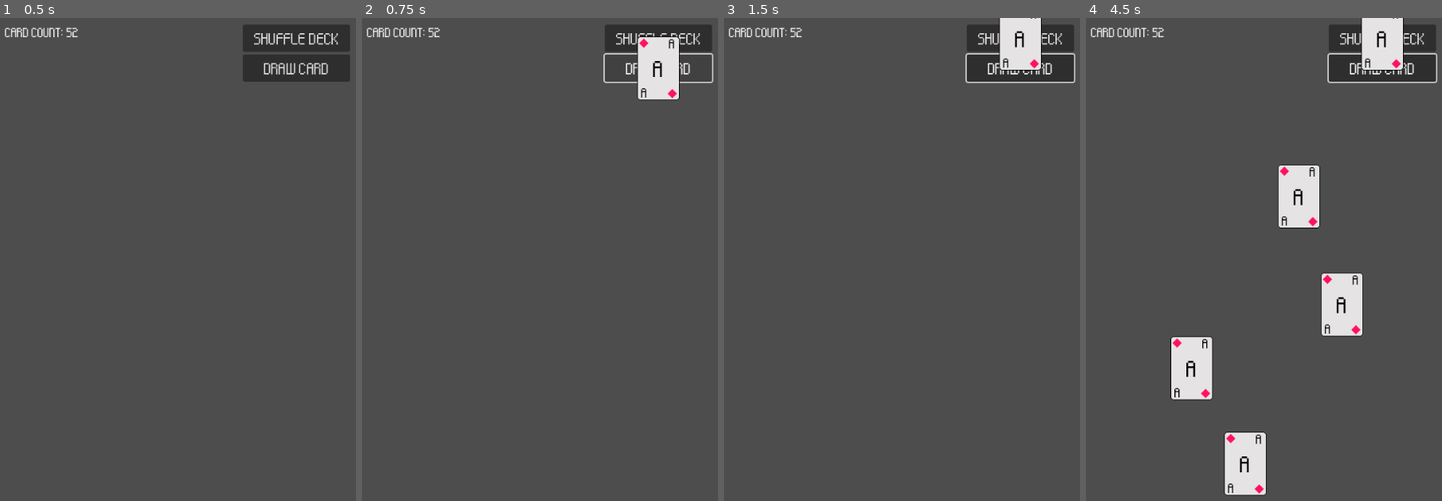
Above: before the commit, frames 1-4 (left to right).
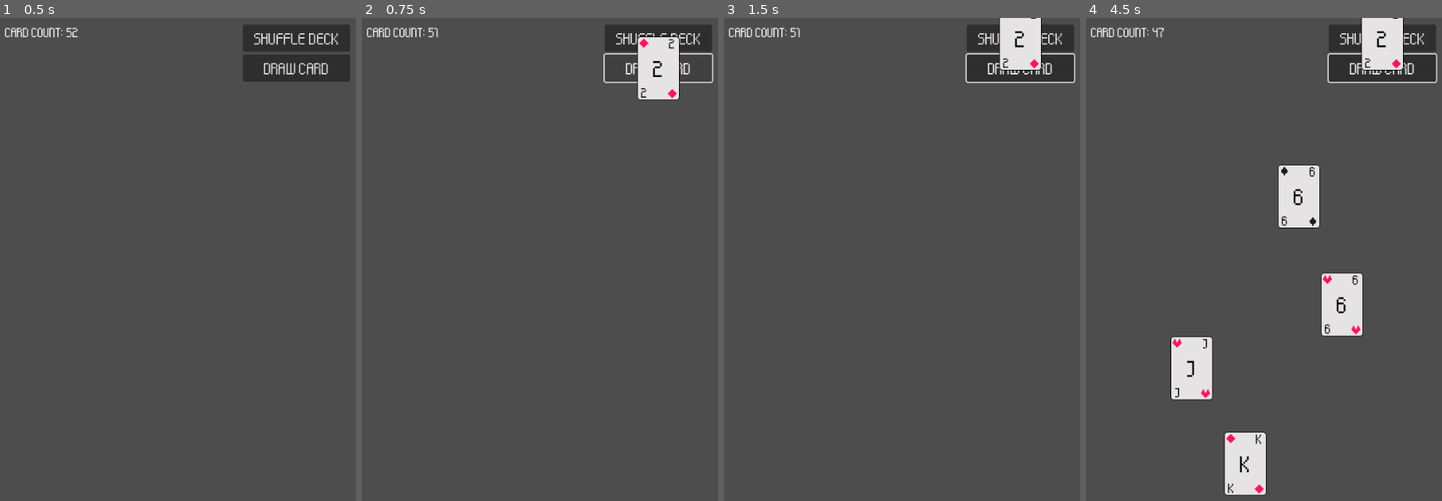
Above: after the commit, the same moments.

Repository: ColinStuartDevelopment/DeveloperClub-LearningProject2024
Game: Godot game, scene res://Scenes/card_world.tscn
Same seed, same stepped clock (60 frames per second), same inputs: the game is played once before the commit and once after it. This scene is started directly instead of the project's main scene.
Inputs (mouse positions are in pixels of both pictures, inside the frame that each line leads up to):
- Up to frame 1 (0.5 s): no input
- Up to frame 2 (0.75 s): click "Draw Card" at 0.5 s
- Up to frame 3 (1.5 s): click "Shuffle Deck" at 1.25 s
- Up to frame 4 (4.5 s): tap Enter at 2, 3.5 s; move the mouse to (1342, 302) at 2.02 s; press the mouse at (1342, 302) at 2.03 s; hold D (right) 2.03-2.78 s; tap Space at 2.75, 4.25 s; move the mouse to (1192, 370) at 2.77 s; release the mouse at (1192, 370) at 2.78 s; hold S (down) 2.78-3.53 s; click (1192, 370) at 2.85 s; move the mouse to (1299, 196) at 3.52 s; press the mouse at (1299, 196) at 3.53 s; hold D (right) 3.53-4.28 s; move the mouse to (1246, 462) at 4.27 s; release the mouse at (1246, 462) at 4.28 s; hold W (up) from 4.28 s (still down); click (1246, 462) at 4.35 s

Frame 1 is identical in both runs. In frame 2, less than 0.1% of the frame differs, in the area x 20-88%, y 1-17%; in frame 3, less than 0.1%; in frame 4, 0.5%, in the area x 18-88%, y 0-99%.

Commit message:
Fixed cards

Diff:
--- a/Scripts/CardWorld/card.gd
+++ b/Scripts/CardWorld/card.gd
@@ -1,7 +1,7 @@
 extends AnimatableBody2D
 
 # Car Sprites to load
-const s_spade = preload("res://Assets/CardAssets/Symbol-Spade.png")
+const s_club = preload("res://Assets/CardAssets/Symbol-Club.png")
 const s_heart = preload("res://Assets/CardAssets/Symbol-Heart.png")
 const s_diamond = preload("res://Assets/CardAssets/Symbol-Diamond.png")
 const s_clover = preload("res://Assets/CardAssets/Symbol-Clover.png")
@@ -17,19 +17,340 @@
 var current_position : Vector2 = Vector2.ZERO
 var card_clickable : bool = false
 
+var has_card_updated : bool = false
 
 func _ready():
 	# current_card = Globals.card_selected
 	current_card = Globals.card_selected
-	print(current_card)
 
 func _process(delta):
 	if card_clickable:
 		if Input.is_action_pressed("left_mouse"):
 			position = get_global_mouse_position()
+		if Input.is_action_just_released("left_mouse"):
+			card_clickable = false
+
+	if has_card_updated == false:
+		print_card_stats()
 
 func _on_control_mouse_entered():
 	card_clickable = true
 
-func _on_control_mouse_exited():
-	card_clickable = false
+# func _on_control_mouse_exited():
+	# card_clickable = false
+
+func print_card_stats():
+	print(current_card)
+	if current_card == "club1":
+		$TypeSpriteTL.texture = s_club
+		$TypeSpriteBR.texture = s_club
+		$Control/NumberTR.text = "A"
+		$Control/NumberBL.text = "A"
+		$Control/NumberMiddle.text = "A"
+	elif current_card == "club2":
+		$TypeSpriteTL.texture = s_club
+		$TypeSpriteBR.texture = s_club
+		$Control/NumberTR.text = "2"
+		$Control/NumberBL.text = "2"
+		$Control/NumberMiddle.text = "2"
+	elif current_card == "club3":
+		$TypeSpriteTL.texture = s_club
+		$TypeSpriteBR.texture = s_club
+		$Control/NumberTR.text = "3"
+		$Control/NumberBL.text = "3"
+		$Control/NumberMiddle.text = "3"
+	elif current_card == "club4":
+		$TypeSpriteTL.texture = s_club
+		$TypeSpriteBR.texture = s_club
+		$Control/NumberTR.text = "4"
+		$Control/NumberBL.text = "4"
+		$Control/NumberMiddle.text = "4"
+	elif current_card == "club5":
+		$TypeSpriteTL.texture = s_club
+		$TypeSpriteBR.texture = s_club
+		$Control/NumberTR.text = "5"
+		$Control/NumberBL.text = "5"
+		$Control/NumberMiddle.text = "5"
+	elif current_card == "club6":
+		$TypeSpriteTL.texture = s_club
+		$TypeSpriteBR.texture = s_club
+		$Control/NumberTR.text = "6"
+		$Control/NumberBL.text = "6"
+		$Control/NumberMiddle.text = "6"
+	elif current_card == "club7":
+		$TypeSpriteTL.texture = s_club
+		$TypeSpriteBR.texture = s_club
+		$Control/NumberTR.text = "7"
+		$Control/NumberBL.text = "7"
+		$Control/NumberMiddle.text = "7"
+	elif current_card == "club8":
+		$TypeSpriteTL.texture = s_club
+		$TypeSpriteBR.texture = s_club
+		$Control/NumberTR.text = "8"
+		$Control/NumberBL.text = "8"
+		$Control/NumberMiddle.text = "8"
+	elif current_card == "club9":
+		$TypeSpriteTL.texture = s_club
+		$TypeSpriteBR.texture = s_club
+		$Control/NumberTR.text = "9"
+		$Control/NumberBL.text = "9"
+		$Control/NumberMiddle.text = "9"
+	elif current_card == "club10":
+		$TypeSpriteTL.texture = s_club
+		$TypeSpriteBR.texture = s_club
+		$Control/NumberTR.text = "10"
+		$Control/NumberBL.text = "10"
+		$Control/NumberMiddle.text = "10"
+	elif current_card == "club11":
+		$TypeSpriteTL.texture = s_club
+		$TypeSpriteBR.texture = s_club
+		$Control/NumberTR.text = "J"
+		$Control/NumberBL.text = "J"
+		$Control/NumberMiddle.text = "J"
+	elif current_card == "club12":
+		$TypeSpriteTL.texture = s_club
+		$TypeSpriteBR.texture = s_club
+		$Control/NumberTR.text = "Q"
+		$Control/NumberBL.text = "Q"
+		$Control/NumberMiddle.text = "Q"
+	elif current_card == "club13":
+		$TypeSpriteTL.texture = s_club
+		$TypeSpriteBR.texture = s_club
+		$Control/NumberTR.text = "K"
+		$Control/NumberBL.text = "K"
+		$Control/NumberMiddle.text = "K"
+	if current_card == "clover1":
+		$TypeSpriteTL.texture = s_clover
+		$TypeSpriteBR.texture = s_clover
+		$Control/NumberTR.text = "A"
+		$Control/NumberBL.text = "A"
+		$Control/NumberMiddle.text = "A"
+	elif current_card == "clover2":
+		$TypeSpriteTL.texture = s_clover
+		$TypeSpriteBR.texture = s_clover
+		$Control/NumberTR.text = "2"
+		$Control/NumberBL.text = "2"
+		$Control/NumberMiddle.text = "2"
+	elif current_card == "clover3":
+		$TypeSpriteTL.texture = s_clover
+		$TypeSpriteBR.texture = s_clover
+		$Control/NumberTR.text = "3"
+		$Control/NumberBL.text = "3"
+		$Control/NumberMiddle.text = "3"
+	elif current_card == "clover4":
+		$TypeSpriteTL.texture = s_clover
+		$TypeSpriteBR.texture = s_clover
+		$Control/NumberTR.text = "4"
+		$Control/NumberBL.text = "4"
+		$Control/NumberMiddle.text = "4"
+	elif current_card == "clover5":
+		$TypeSpriteTL.texture = s_clover
+		$TypeSpriteBR.texture = s_clover
+		$Control/NumberTR.text = "5"
+		$Control/NumberBL.text = "5"
+		$Control/NumberMiddle.text = "5"
+	elif current_card == "clover6":
+		$TypeSpriteTL.texture = s_clover
+		$TypeSpriteBR.texture = s_clover
+		$Control/NumberTR.text = "6"
+		$Control/NumberBL.text = "6"
+		$Control/NumberMiddle.text = "6"
+	elif current_card == "clover7":
+		$TypeSpriteTL.texture = s_clover
+		$TypeSpriteBR.texture = s_clover
+		$Control/NumberTR.text = "7"
+		$Control/NumberBL.text = "7"
+		$Control/NumberMiddle.text = "7"
+	elif current_card == "clover8":
+		$TypeSpriteTL.texture = s_clover
+		$TypeSpriteBR.texture = s_clover
+		$Control/NumberTR.text = "8"
+		$Control/NumberBL.text = "8"
+		$Control/NumberMiddle.text = "8"
+	elif current_card == "clover9":
+		$TypeSpriteTL.texture = s_clover
+		$TypeSpriteBR.texture = s_clover
+		$Control/NumberTR.text = "9"
+		$Control/NumberBL.text = "9"
+		$Control/NumberMiddle.text = "9"
+	elif current_card == "clover10":
+		$TypeSpriteTL.texture = s_clover
+		$TypeSpriteBR.texture = s_clover
+		$Control/NumberTR.text = "10"
+		$Control/NumberBL.text = "10"
+		$Control/NumberMiddle.text = "10"
+	elif current_card == "clover11":
+		$TypeSpriteTL.texture = s_clover
+		$TypeSpriteBR.texture = s_clover
+		$Control/NumberTR.text = "J"
+		$Control/NumberBL.text = "J"
+		$Control/NumberMiddle.text = "J"
+	elif current_card == "clover12":
+		$TypeSpriteTL.texture = s_clover
+		$TypeSpriteBR.texture = s_clover
+		$Control/NumberTR.text = "Q"
+		$Control/NumberBL.text = "Q"
+		$Control/NumberMiddle.text = "Q"
+	elif current_card == "clover13":
+		$TypeSpriteTL.texture = s_clover
+		$TypeSpriteBR.texture = s_clover
+		$Control/NumberTR.text = "K"
+		$Control/NumberBL.text = "K"
+		$Control/NumberMiddle.text = "K"
+	if current_card == "heart1":
+		$TypeSpriteTL.texture = s_heart
+		$TypeSpriteBR.texture = s_heart
+		$Control/NumberTR.text = "A"
+		$Control/NumberBL.text = "A"
+		$Control/NumberMiddle.text = "A"
+	elif current_card == "heart2":
+		$TypeSpriteTL.texture = s_heart
+		$TypeSpriteBR.texture = s_heart
+		$Control/NumberTR.text = "2"
+		$Control/NumberBL.text = "2"
+		$Control/NumberMiddle.text = "2"
+	elif current_card == "heart3":
+		$TypeSpriteTL.texture = s_heart
+		$TypeSpriteBR.texture = s_heart
+		$Control/NumberTR.text = "3"
+		$Control/NumberBL.text = "3"
+		$Control/NumberMiddle.text = "3"
+	elif current_card == "heart4":
+		$TypeSpriteTL.texture = s_heart
+		$TypeSpriteBR.texture = s_heart
+		$Control/NumberTR.text = "4"
+		$Control/NumberBL.text = "4"
+		$Control/NumberMiddle.text = "4"
+	elif current_card == "heart5":
+		$TypeSpriteTL.texture = s_heart
+		$TypeSpriteBR.texture = s_heart
+		$Control/NumberTR.text = "5"
+		$Control/NumberBL.text = "5"
+		$Control/NumberMiddle.text = "5"
+	elif current_card == "heart6":
+		$TypeSpriteTL.texture = s_heart
+		$TypeSpriteBR.texture = s_heart
+		$Control/NumberTR.text = "6"
+		$Control/NumberBL.text = "6"
+		$Control/NumberMiddle.text = "6"
+	elif current_card == "heart7":
+		$TypeSpriteTL.texture = s_heart
+		$TypeSpriteBR.texture = s_heart
+		$Control/NumberTR.text = "7"
+		$Control/NumberBL.text = "7"
+		$Control/NumberMiddle.text = "7"
+	elif current_card == "heart8":
+		$TypeSpriteTL.texture = s_heart
+		$TypeSpriteBR.texture = s_heart
+		$Control/NumberTR.text = "8"
+		$Control/NumberBL.text = "8"
+		$Control/NumberMiddle.text = "8"
+	elif current_card == "heart9":
+		$TypeSpriteTL.texture = s_heart
+		$TypeSpriteBR.texture = s_heart
+		$Control/NumberTR.text = "9"
+		$Control/NumberBL.text = "9"
+		$Control/NumberMiddle.text = "9"
+	elif current_card == "heart10":
+		$TypeSpriteTL.texture = s_heart
+		$TypeSpriteBR.texture = s_heart
+		$Control/NumberTR.text = "10"
+		$Control/NumberBL.text = "10"
+		$Control/NumberMiddle.text = "10"
+	elif current_card == "heart11":
+		$TypeSpriteTL.texture = s_heart
+		$TypeSpriteBR.texture = s_heart
+		$Control/NumberTR.text = "J"
+		$Control/NumberBL.text = "J"
+		$Control/NumberMiddle.text = "J"
+	elif current_card == "heart12":
+		$TypeSpriteTL.texture = s_heart
+		$TypeSpriteBR.texture = s_heart
+		$Control/NumberTR.text = "Q"
+		$Control/NumberBL.text = "Q"
+		$Control/NumberMiddle.text = "Q"
+	elif current_card == "heart13":
+		$TypeSpriteTL.texture = s_heart
+		$TypeSpriteBR.texture = s_heart
+		$Control/NumberTR.text = "K"
+		$Control/NumberBL.text = "K"
+		$Control/NumberMiddle.text = "K"
+	if current_card == "diamond1":
+		$TypeSpriteTL.texture = s_diamond
+		$TypeSpriteBR.texture = s_diamond
+		$Control/NumberTR.text = "A"
+		$Control/NumberBL.text = "A"
+		$Control/NumberMiddle.text = "A"
+	elif current_card == "diamond2":
+		$TypeSpriteTL.texture = s_diamond
+		$TypeSpriteBR.texture = s_diamond
+		$Control/NumberTR.text = "2"
+		$Control/NumberBL.text = "2"
+		$Control/NumberMiddle.text = "2"
+	elif current_card == "diamond3":
+		$TypeSpriteTL.texture = s_diamond
+		$TypeSpriteBR.texture = s_diamond
+		$Control/NumberTR.text = "3"
+		$Control/NumberBL.text = "3"
+		$Control/NumberMiddle.text = "3"
+	elif current_card == "diamond4":
+		$TypeSpriteTL.texture = s_diamond
+		$TypeSpriteBR.texture = s_diamond
+		$Control/NumberTR.text = "4"
+		$Control/NumberBL.text = "4"
+		$Control/NumberMiddle.text = "4"
+	elif current_card == "diamond5":
+		$TypeSpriteTL.texture = s_diamond
+		$TypeSpriteBR.texture = s_diamond
+		$Control/NumberTR.text = "5"
+		$Control/NumberBL.text = "5"
+		$Control/NumberMiddle.text = "5"
+	elif current_card == "diamond6":
+		$TypeSpriteTL.texture = s_diamond
+		$TypeSpriteBR.texture = s_diamond
+		$Control/NumberTR.text = "6"
+		$Control/NumberBL.text = "6"
+		$Control/NumberMiddle.text = "6"
+	elif current_card == "diamond7":
+		$TypeSpriteTL.texture = s_diamond
+		$TypeSpriteBR.texture = s_diamond
+		$Control/NumberTR.text = "7"
+		$Control/NumberBL.text = "7"
+		$Control/NumberMiddle.text = "7"
+	elif current_card == "diamond8":
+		$TypeSpriteTL.texture = s_diamond
+		$TypeSpriteBR.texture = s_diamond
+		$Control/NumberTR.text = "8"
+		$Control/NumberBL.text = "8"
+		$Control/NumberMiddle.text = "8"
+	elif current_card == "diamond9":
+		$TypeSpriteTL.texture = s_diamond
+		$TypeSpriteBR.texture = s_diamond
+		$Control/NumberTR.text = "9"
+		$Control/NumberBL.text = "9"
+		$Control/NumberMiddle.text = "9"
+	elif current_card == "diamond10":
+		$TypeSpriteTL.texture = s_diamond
+		$TypeSpriteBR.texture = s_diamond
+		$Control/NumberTR.text = "10"
+		$Control/NumberBL.text = "10"
+		$Control/NumberMiddle.text = "10"
+	elif current_card == "diamond11":
+		$TypeSpriteTL.texture = s_diamond
+		$TypeSpriteBR.texture = s_diamond
+		$Control/NumberTR.text = "J"
+		$Control/NumberBL.text = "J"
+		$Control/NumberMiddle.text = "J"
+	elif current_card == "diamond12":
+		$TypeSpriteTL.texture = s_diamond
+		$TypeSpriteBR.texture = s_diamond
+		$Control/NumberTR.text = "Q"
+		$Control/NumberBL.text = "Q"
+		$Control/NumberMiddle.text = "Q"
+	elif current_card == "diamond13":
+		$TypeSpriteTL.texture = s_diamond
+		$TypeSpriteBR.texture = s_diamond
+		$Control/NumberTR.text = "K"
+		$Control/NumberBL.text = "K"
+		$Control/NumberMiddle.text = "K"
+	has_card_updated = true
--- a/Scripts/card_world.gd
+++ b/Scripts/card_world.gd
@@ -2,24 +2,31 @@
 
 const CARD = preload("res://Scenes/CardWorld/card.tscn")
 
-var cards_in_deck : Array = ["club1", "club2", "club3", "club4", "club5", "club6", "club7", "club8", "club9", "club10", "club11", "club12", "club13", "spade1", "spade2", "spade3", "spade4", "spade5", "spade6", "spade7", "spade8", "spade9", "spade10", "spade11", "spade12", "spade13", "heart1", "heart2", "heart3", "hear …(258 unchanged characters)…
+var cards_in_deck : Array = ["club1", "club2", "club3", "club4", "club5", "club6", "club7", "club8", "club9", "club10", "club11", "club12", "club13", "clover1", "clover2", "clover3", "clover4", "clover5", "clover6", "clover7", "clover8", "clover9", "clover10", "clover11", "clover12", "clover13", "heart1", "heart2", "heart3", "hear …(258 unchanged characters)…
 var cards_in_deck_number : int = 51
 
 var cards_being_shuffled : Array = []
-var cards_being_shuffled_number : int = 0
+var cards_being_shuffled_number : int = -1
+var cards_being_shuffled_count : int = -1
 
 var cards_in_hand : Array = []
 var cards_in_hand_number : int = 0
 
 var card_exchange = "x"
 
+@onready var card_count_variable = $Control/CardCountVariable
+
 
 # Called when the node enters the scene tree for the first time.
 func _ready():
 	shuffle_deck()
+	card_count_variable.text = str(cards_in_deck_number + 1)
 
 func shuffle_deck():
-	for i in 52:
+
+	for i in cards_in_deck_number + 1:
+		print("Cards in Deck: " + str(cards_in_deck_number + 1))
+		print("Cards in Shuffle: " + str(cards_being_shuffled_count + 1))
 		# PGenerate a number to decide what card to pull
 		cards_being_shuffled_number = randi_range(0, cards_in_deck_number)
 		# Create a variable to hold a card and then pull it
@@ -30,16 +37,18 @@
 		cards_in_deck.remove_at(cards_being_shuffled_number)
 		# Reduce the number of cards in deck and add the number of cards being shuffled
 		cards_in_deck_number = cards_in_deck_number - 1
-		cards_being_shuffled_number = cards_being_shuffled_number + 1
+		cards_being_shuffled_count = cards_being_shuffled_count + 1
 	# place all cards that have been shuffled back into the cards in deck
 	cards_in_deck = cards_being_shuffled.duplicate()
-	cards_in_deck_number = cards_being_shuffled_number
+	cards_in_deck_number = cards_being_shuffled_count
+	print("Done Shuffling - Cards in Deck:" + str(cards_in_deck_number + 1))
 	# remove all cards from the shuffled place holder
-	for i in 52:
-		cards_being_shuffled.remove_at(cards_being_shuffled_number)
-		cards_being_shuffled_number = cards_being_shuffled_number - 1
-	print("Deck has been shuffled...")
-
+	for i in cards_being_shuffled_count + 1:
+		cards_being_shuffled.remove_at(cards_being_shuffled_count)
+		cards_being_shuffled_count = cards_being_shuffled_count - 1
+		print("Cards in Shuffle: " + str(cards_being_shuffled_count + 1))
+	print("*** *** Deck has been shuffled *** ***")
+	card_count_variable.text = str(cards_in_deck_number + 1)
 
 func _on_shuffle_deck_button_pressed():
 	shuffle_deck()
@@ -49,6 +58,7 @@
 	card_exchange = cards_in_deck[cards_in_deck_number]
 	cards_in_deck.remove_at(cards_in_deck_number)
 	cards_in_deck_number -= 1
+	card_count_variable.text = str(cards_in_deck_number + 1)
 	Globals.card_selected = card_exchange
 	var card_in_game = CARD.instantiate()
 	add_child(card_in_game)
Renamed: Assets/CardAssets/Symbol-Spade.png -> Assets/CardAssets/Symbol-Club.png
Not shown, changed: Assets/CardAssets/Symbol-Club.png.import
